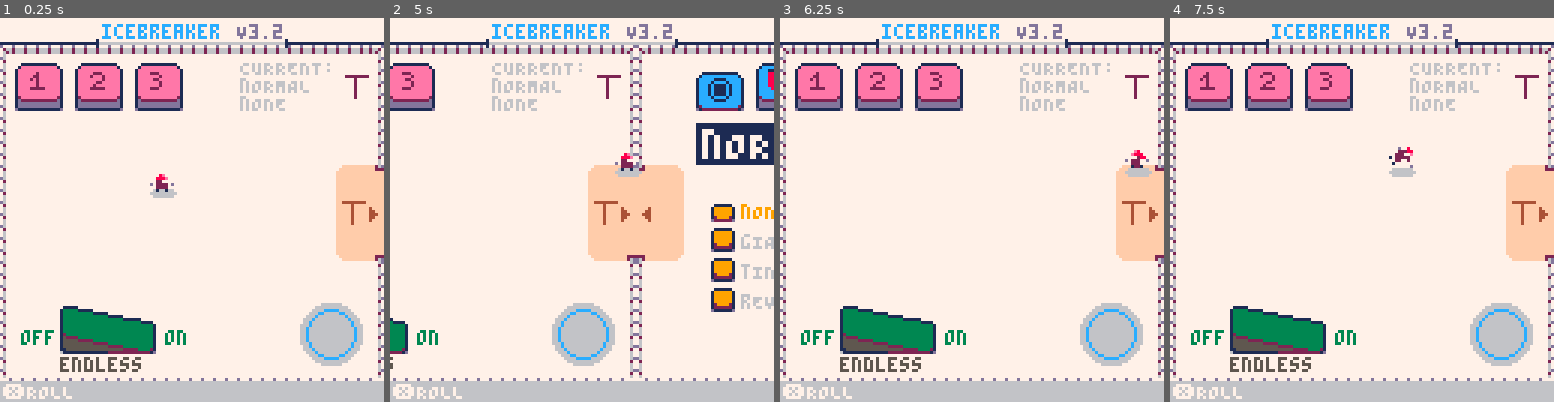
Above: before the commit, frames 1-4 (left to right).
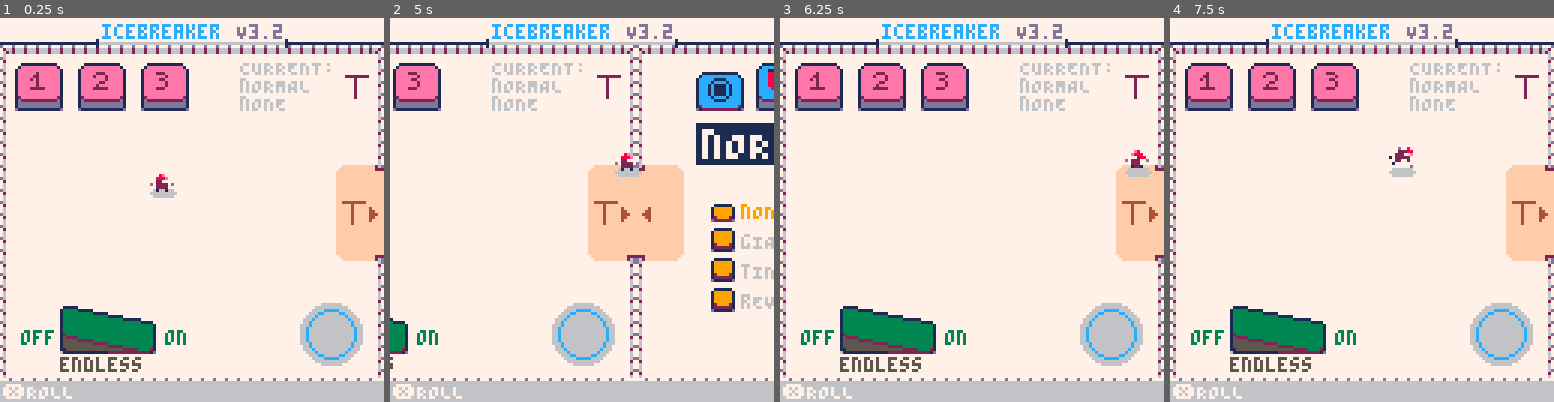
Above: after the commit, the same moments.

Repository: wsasaki01/icebreaker
Game: PICO-8 cartridge p3/icebreaker-p3.p8
Two runs of this game, one before a commit and one after it. Both use one fixed random seed, a clock stepped at 60 frames per second and the inputs below.
Inputs (mouse positions are in pixels of both pictures, inside the frame that each line leads up to):
- Up to frame 1 (0.25 s): no input
- Up to frame 2 (5 s): tap O (Z key) at 0.33, 0.7, 1.43, 2.22, 3.1, 3.98, 4.87 s; click (459, 121) at 0.67 s; tap X (X key) at 1.07, 2.07, 2.4, 2.73, 3.07, 3.4, 3.73, 4.07, 4.4, 4.73 s; click (520, 267) at 1.22 s; click (585, 114) at 1.77 s; hold Left 1.97-2.37 s; click (647, 259) at 2.32 s; hold Down 2.42-2.82 s; click (712, 106) at 2.87 s; hold Right 2.87-3.53 s; click (474, 256) at 3.42 s; hold Up 3.58-4.08 s; click (535, 102) at 3.97 s; hold Right 4.13-4.53 s; click (601, 248) at 4.52 s; hold Down from 4.58 s (still down)
- Up to frame 3 (6.25 s): click (1052, 94) at 5.07 s; tap X (X key) every 0.33 s from 5.07 to 6.07 s; release Down at 5.08 s; hold Left 5.13-5.8 s; click (1117, 244) at 5.62 s; tap O (Z key) at 5.75 s; hold Up 5.85-6.18 s; click (879, 90) at 6.17 s; hold Left from 6.23 s (still down)
- Up to frame 4 (7.5 s): tap X (X key) every 0.33 s from 6.4 to 7.4 s; release Left at 6.63 s; tap O (Z key) at 6.63 s; hold Down 6.68-7.08 s; click (1331, 236) at 6.72 s; hold Right from 7.13 s (still down); click (1396, 83) at 7.27 s

The runs differ from the first frame. In frame 1, 1.2% of the frame differs, in the area x 19-50%, y 11-25%; in frame 2, 0.6%; in frame 3, 1.2%; in frame 4, 1.2%.

Commit message:
Add hub SFX

Diff:
--- a/p3/draw.lua
+++ b/p3/draw.lua
@@ -23,10 +23,10 @@
 
         print("off         on",7,104,3)
         if endless then
-            sspr(96,64,16,16,20,96,16,16,true)
-            sspr(80,64,16,16,36,96,16,16,true)
+            sspr(104,40,16,16,20,96,16,16,true)
+            sspr(88,40,16,16,36,96,16,16,true)
         else
-            sspr(80,64,32,16,20,96)
+            sspr(88,40,32,16,20,96)
         end
         print("endless",20,113,5)
 
@@ -95,6 +95,7 @@
     camera(0, 0)
 
     map(0, 0, 0, 9)
+    if (endless) spr(76, 117,112)
 
     sh_str1 = shake(0, 0, sh_str1)
 
--- a/p3/init.lua
+++ b/p3/init.lua
@@ -63,7 +63,8 @@
         }},
         {"teleport", {
             {"bLINK", "lIKE MAGIC!"},
-            {"sPLIT", "tHERE'S SO MANY!"}
+            {"sPLIT", "tHERE'S SO MANY!"},
+            {"fINAL", "tHE LAST CHALLENGE..."}
         }}
     }
 
@@ -76,7 +77,7 @@
     local tile_cnt=1
     for tile in all(level_tiles) do
         create_button(x_pos, 15, 1, tile_cnt, 0)
-        x_pos+=20
+        x_pos+=21
         tile_cnt+=1
     end
 
@@ -103,6 +104,7 @@
         r=10, r_max=125,
         active=false,
         check=function(_ENV)
+            if (play) return
             active=menu_c.pack!=false and menu_c.lvl!=false
             if active then
                 if collide(
@@ -110,6 +112,7 @@
                     x,y,15,15
                 ) then
                     r*=1.07
+                    sfx(19)
                 else
                     r/=2
                     if r<10 then
@@ -270,7 +273,7 @@
                 {1, "5,0,0"}
             },
 
-            {
+            { --3-3
                 {1, "5,3,1"},
                 {2, "5,3,3"},
                 {3, "10,3,3"},
--- a/p3/setup.lua
+++ b/p3/setup.lua
@@ -142,6 +142,7 @@
             end
 
             if flag then
+                sfx(0)
                 hit=true
                 display=false
                 draw_cnt=-1
--- a/p3/ui.lua
+++ b/p3/ui.lua
@@ -82,10 +82,11 @@
 
         check=function(_ENV)
             if collide(
-                p.x+2, p.y+6, p.xw-4, p.yw-6,
+                p.x+2, p.y+6, p.xw-4, p.yw-7,
                 x, y, xw, yw
             ) and not pressed then
                 pressed=true
+                sfx(type==4 and 18 or 16)
                 local index=1
                 for button in all(buttons[type]) do
                     if (index!=cnt) button.pressed=false
--- a/p3/update.lua
+++ b/p3/update.lua
@@ -59,8 +59,10 @@
 
                 if collide_left and not collide_right and endless then
                     endless=false
+                    sfx(17)
                 elseif collide_right and not collide_left and not endless then
                     endless=true
+                    sfx(17)
                 end
             end
 
Not shown, changed: 38 lines of the sprite sheet (__gfx__) section of p3/icebreaker-p3.p8
Not shown, changed: the sound effects (__sfx__) section of p3/icebreaker-p3.p8
